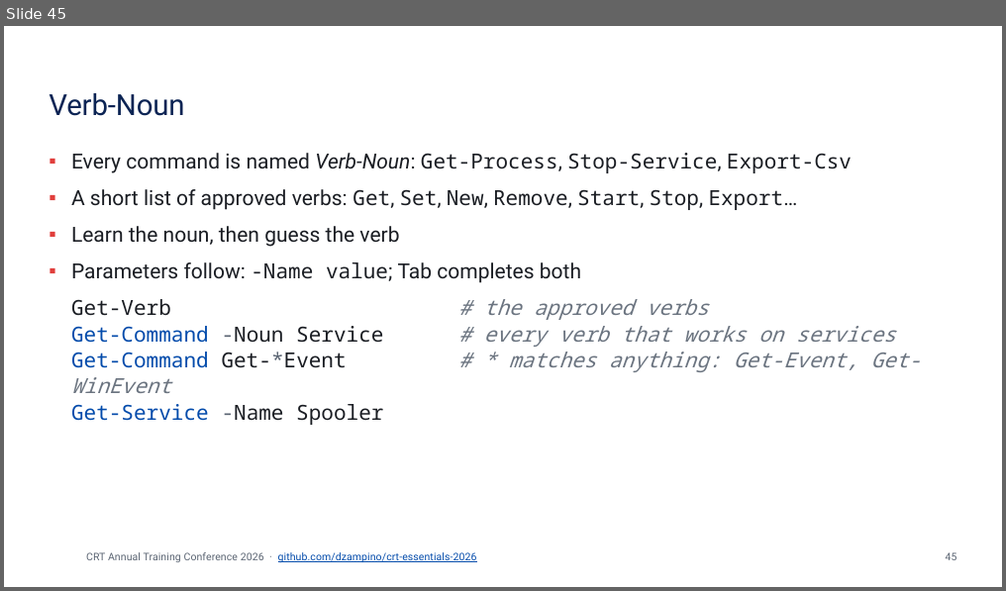
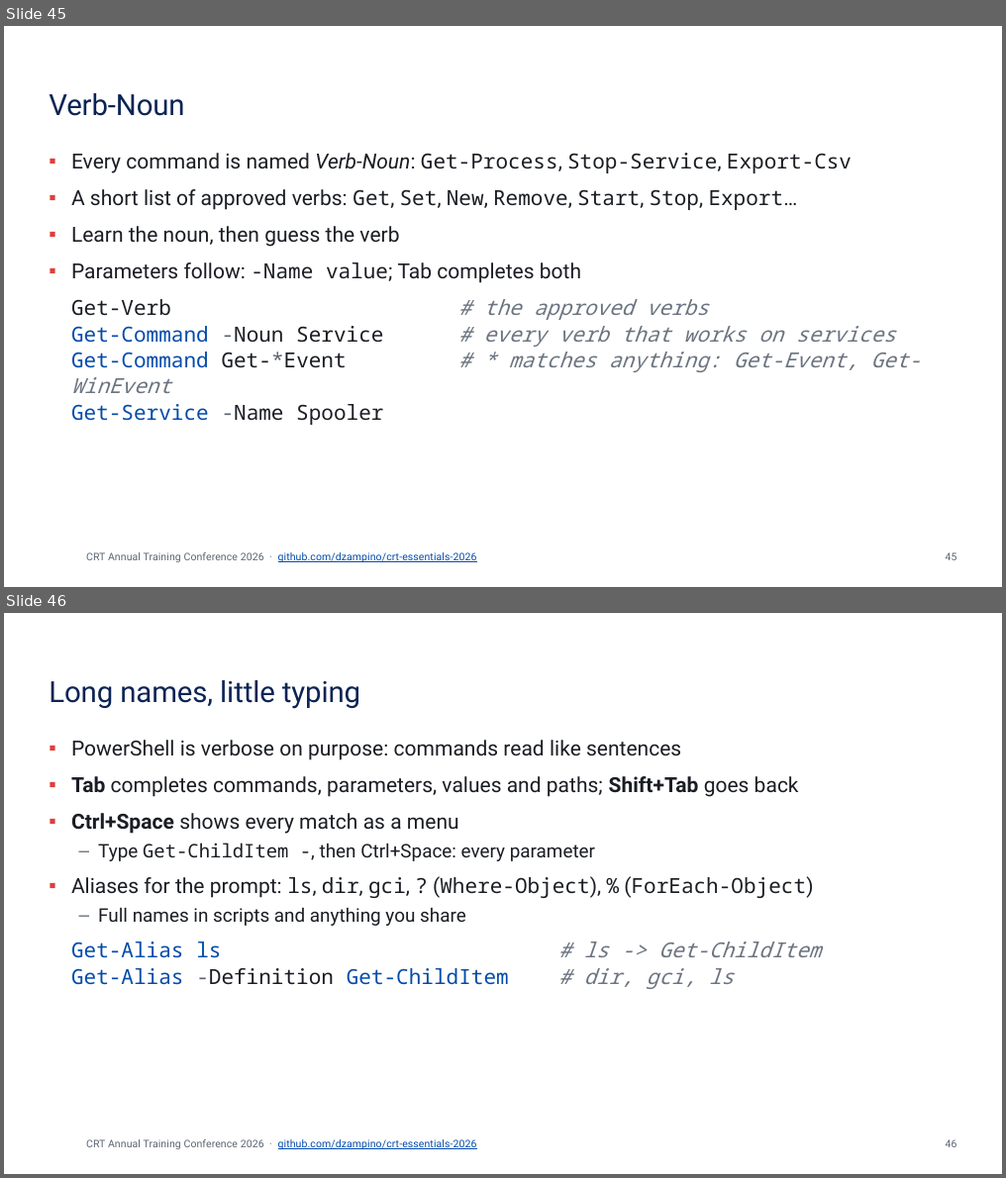
Before and after one commit to dzampino/crt-essentials-2026, a slide deck: docs/files/crt-essentials.pptx. Shown one above the other, each under a label of ours: slide 45 before the commit, slides 45 and 46 after it. The pictures are 1006x591 and 1006x1178 pixels, drawn with LibreOffice and Linux fonts; fonts in the diff are those of the drawing; background and template pictures are left out. Boxes give left, top, right and bottom in pixels: in the first picture for what was removed or moved away, otherwise in the second. Text is boxed around its words. In the diff, an @@ line names an element or a change of style, - is before the commit and + after.

```diff
--- a/docs/files/crt-essentials.pptx
+++ b/docs/files/crt-essentials.pptx
@@ slide 46 added at [4,613,1002,1174], background #FFFFFF @@
@@ title added at [49,680,360,709], 28 pt, text #0C2454 @@
+Long names, little typing
@@ text added at [71,740,813,989], 20 pt, text #1A1D23 @@
+▪ PowerShell is verbose on purpose: commands read like sentences
+▪ Tab completes commands, parameters, values and paths; Shift+Tab goes back
+▪ Ctrl+Space shows every match as a menu
+  – Type Get-ChildItem -, then Ctrl+Space: every parameter
+▪ Aliases for the prompt: ls, dir, gci, ? (Where-Object), % (ForEach-Object)
+  – Full names in scripts and anything you share
+Get-Alias ls # ls -> Get-ChildItem
+Get-Alias -Definition Get-ChildItem # dir, gci, ls
@@ text added at [86,1140,477,1150], 10 pt, text #034BAB, underline @@
+CRT Annual Training Conference 2026 · github.com/dzampino/crt-essentials-2026
@@ page number added at [945,1140,957,1148], 10 pt, text #5A6472 @@
+46
```
Also in this commit, not shown: 8 other files.
